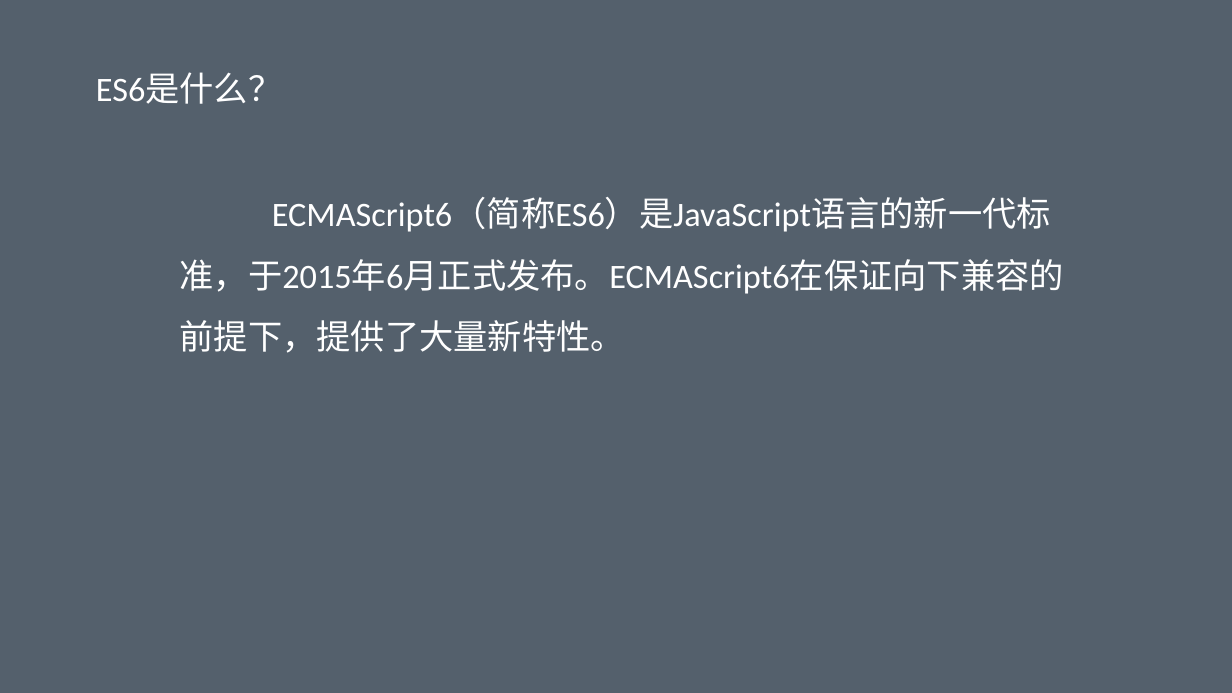
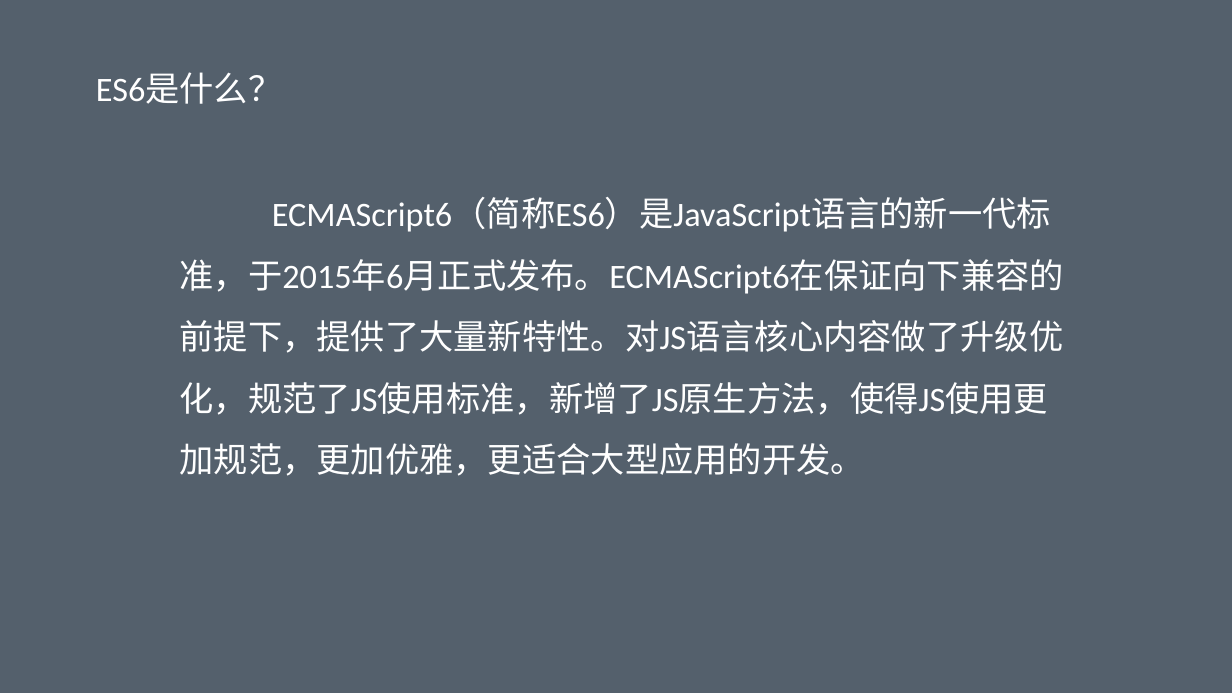
Before and after one commit to geekww/corlex, a slide deck: slide 21 of 自开发页面规范、ES6语法、vue.js技术介绍.pptx (slide 22 before the commit). Drawn at 1232x693 pixels with LibreOffice and Linux fonts; fonts in the diff are those of the drawing. Boxes give left, top, right and bottom in pixels: in the first picture for what was removed or moved away, otherwise in the second. Text is boxed around its words. In the diff, an @@ line names an element or a change of style, - is before the commit and + after.

```diff
--- a/自开发页面规范、ES6语法、vue.js技术介绍.pptx
+++ b/自开发页面规范、ES6语法、vue.js技术介绍.pptx
@@ text at bbox=[180, 198, 1065, 476]: text changed @@
-ECMAScript6（简称ES6）是JavaScript语言的新一代标准，于2015年6月正式发布。ECMAScript6在保证向下兼容的前提下，提供了大量新特性。
+ECMAScript6（简称ES6）是JavaScript语言的新一代标准，于2015年6月正式发布。ECMAScript6在保证向下兼容的前提下，提供了大量新特性。对JS语言核心内容做了升级优化，规范了JS使用标准，新增了JS原生方法，使得JS使用更加规范，更加优雅，更适合大型应用的开发。
```
Also in this commit, not shown: 6 other slides changed, 5 slides added, 2 slides removed, 3 other files.
